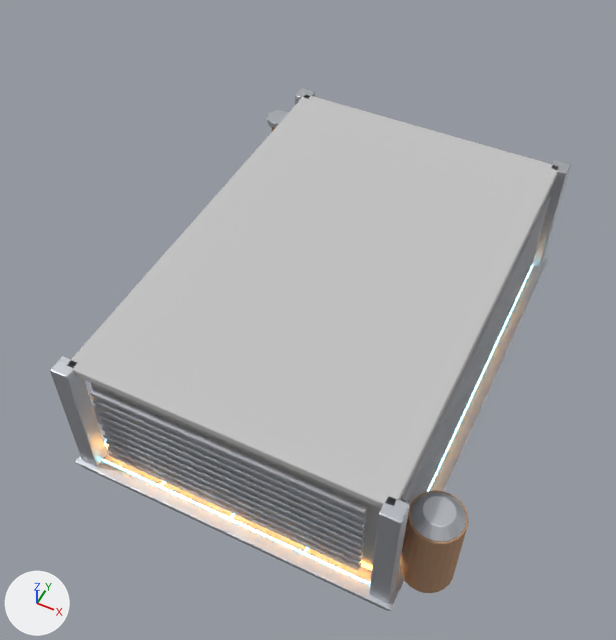
Before and after pictures for a commit that changed the glTF model game/assets/modules/mech_4x6_concrete.glb.
Rendered twice from a 50 mm lens placed at (3.13, -7.15, 9.49), pointed at (-0.19, -0.52, 1.2). Lighting does not change. The marker at lower left points along +X, +Y and +Z. The first picture is the older version. Where no turn or scale is listed for an object, it has been applied to the vertices. Vertices at exactly the same position are counted once.

The first picture shows 'ext_bigpipe2_fl1', 'ext_core', 'ext_louver0', 'ext_louver3', 'ext_tank', 'ext_tank_cap', 'int_ceiling', 'int_columns', 'int_grid', 'int_slab_edge' and 3 more.
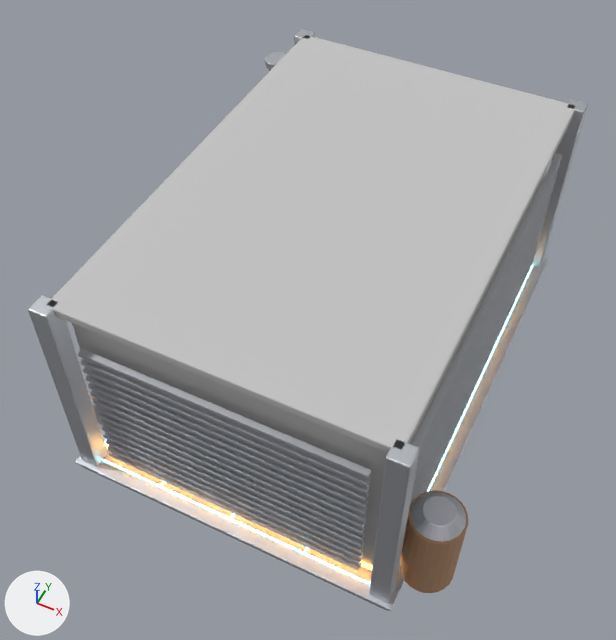
Where the newer file only moved an object's origin or applied its transform, the numbers keep the older frame.

What differs and where, as boxes [x1, y1, x2, y2] in the pictures (616 x 640 px):
'int_ceiling', moved
    before: [67, 95, 558, 508]
    after: [47, 36, 575, 453]
'ext_louver3', reshaped (21% taller)
    before: [90, 388, 367, 571]
    after: [78, 349, 371, 571]
'int_columns', moved, rescaled (7% wider, 11% taller)
    before: [50, 88, 571, 603]
    after: [28, 29, 588, 603]
'ext_core', moved, rescaled (mostly hidden)
    before: [91, 383, 381, 571]
    after: [72, 172, 546, 571]
'ext_louver0', reshaped (13% taller)
    before: [401, 195, 551, 505]
    after: [410, 154, 562, 505]
'ext_bigpipe2_fl1', moved
    before: [267, 110, 288, 128]
    after: [265, 52, 286, 70]
part 3 of me_ext_louver0, added (mostly hidden)
    after: [416, 180, 556, 470]
part 4 of me_ext_louver0, added (mostly hidden)
    after: [417, 171, 558, 463]
part 5 of me_ext_louver0, added (mostly hidden)
    after: [419, 163, 560, 454]
part 6 of me_ext_louver0, added
    after: [412, 154, 562, 448]
part 7 of me_ext_louver3, added
    after: [88, 382, 368, 508]
part 8 of me_ext_louver3, added
    after: [85, 375, 369, 501]
part 9 of me_ext_louver3, added
    after: [83, 367, 370, 494]
part 10 of me_ext_louver3, added
    after: [81, 359, 370, 487]
part 11 of me_ext_louver3, added
    after: [78, 349, 371, 479]

What the commit changed:
me_int_columns is used by ob_int_columns; location (0.0, 0.0, 0.0).
me_int_columns had 224 vertices, 432 faces and spanned x -2.12..2.12, y -3.12..3.12, z 0.12..2.0.
me_int_columns now has 224 vertices, 432 faces and spans x -2.12..2.12, y -3.12..3.12, z 0.12..3.0.
me_int_columns part 1: the whole mesh is scaled about its middle by (1, 1, 1.54), then moved by (0.0, 0.0, 0.5).
me_ext_core is used by ob_ext_core; location (0.0, 0.0, 0.0).
me_ext_core had 56 vertices, 108 faces and spanned x -1.85..1.85, y -2.85..2.85, z 0.12..1.88.
me_ext_core now has 56 vertices, 108 faces and spans x -1.85..1.85, y -2.85..2.85, z 0.12..2.88.
me_ext_core part 2: the whole mesh is scaled about its middle by (1, 1, 1.58), then moved by (0.0, 0.0, 0.5).
me_ext_louver0 is used by ob_ext_louver0; location (0.0, 0.0, 0.0).
me_ext_louver0 had 80 vertices, 120 faces and spanned x 1.94..2.02, y -2.7..2.7, z 0.4..1.71.
me_ext_louver0 now has 120 vertices, 180 faces and spans x 1.94..2.02, y -2.7..2.7, z 0.4..2.4.
me_ext_louver0 part 3: a new loose piece, a box spanning x 1.94..2.02, y -2.7..2.7, z 1.935..1.985, in mat_m_steel (light grey #cbced4).
me_ext_louver0 part 4: a new loose piece, a box spanning x 1.94..2.02, y -2.7..2.7, z 2.075..2.125, in mat_m_steel (light grey #cbced4).
me_ext_louver0 part 5: a new loose piece, a box spanning x 1.94..2.02, y -2.7..2.7, z 2.215..2.265, in mat_m_steel (light grey #cbced4).
me_ext_louver0 part 6: a new loose piece, a box spanning x 1.94..2.02, y -2.7..2.7, z 2.355..2.405, in mat_m_steel (light grey #cbced4).
Other edits to the shape of me_ext_louver0 do not show in these pictures.
me_ext_louver3 is used by ob_ext_louver3; location (0.0, 0.0, 0.0).
me_ext_louver3 had 80 vertices, 120 faces and spanned x -1.7..1.7, y -3.02..-2.94, z 0.4..1.71.
me_ext_louver3 now has 120 vertices, 180 faces and spans x -1.7..1.7, y -3.02..-2.94, z 0.4..2.4.
me_ext_louver3 part 7: a new loose piece, a box spanning x -1.7..1.7, y -3.02..-2.94, z 1.795..1.845, in mat_m_steel (light grey #cbced4).
me_ext_louver3 part 8: a new loose piece, a box spanning x -1.7..1.7, y -3.02..-2.94, z 1.935..1.985, in mat_m_steel (light grey #cbced4).
me_ext_louver3 part 9: a new loose piece, a box spanning x -1.7..1.7, y -3.02..-2.94, z 2.075..2.125, in mat_m_steel (light grey #cbced4).
me_ext_louver3 part 10: a new loose piece, a box spanning x -1.7..1.7, y -3.02..-2.94, z 2.215..2.265, in mat_m_steel (light grey #cbced4).
me_ext_louver3 part 11: a new loose piece, a box spanning x -1.7..1.7, y -3.02..-2.94, z 2.355..2.405, in mat_m_steel (light grey #cbced4).
me_int_ceiling is used by ob_int_ceiling; location (0.0, 0.0, 0.0).
me_int_ceiling had 56 vertices, 108 faces and spanned x -2.0..2.0, y -3.0..3.0, z 1.88..2.0.
me_int_ceiling now has 56 vertices, 108 faces and spans x -2.0..2.0, y -3.0..3.0, z 2.88..3.0.
me_int_ceiling part 12: the whole mesh is moved by (0.0, 0.0, 1.0).
Object 'ext_bigpipe2_fl1' (ob_ext_bigpipe2_fl1) moves from (-2.25, 2.6, 1.7) to (-2.25, 2.6, 2.7).
